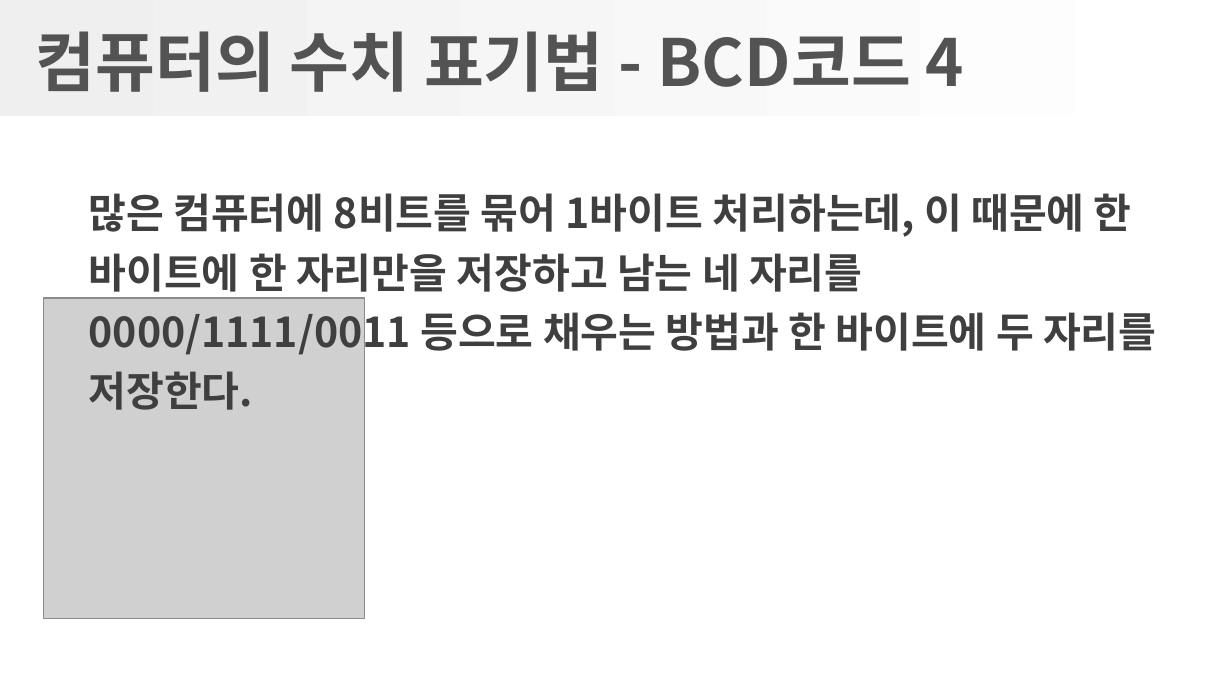
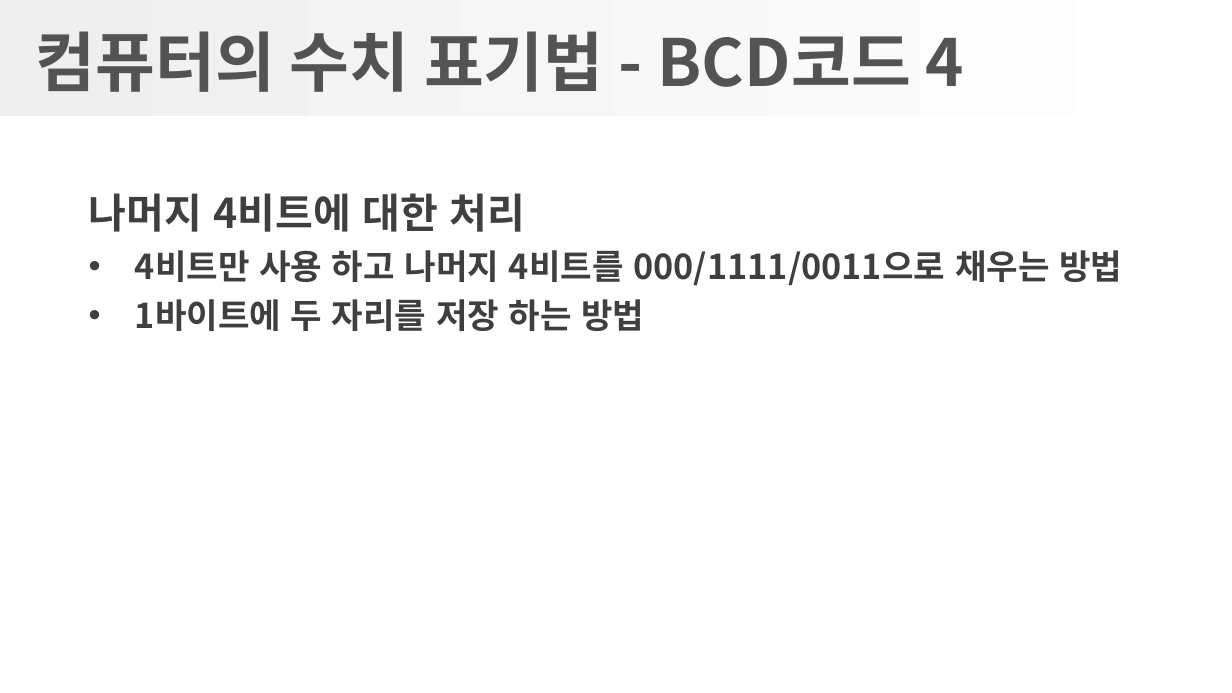
Before and after one commit to gatherKnowledge/Presentation, a slide deck: slide 35 of GreatCode/1-2장_수치표기법.pptx. Drawn at 1232x693 pixels with LibreOffice and Linux fonts; fonts in the diff are those of the drawing; grey boxes stand for pictures; background and template pictures are left out. Boxes give left, top, right and bottom in pixels: in the first picture for what was removed or moved away, otherwise in the second. Text is boxed around its words. In the diff, an @@ line names an element or a change of style, - is before the commit and + after.

```diff
--- a/GreatCode/1-2장_수치표기법.pptx
+++ b/GreatCode/1-2장_수치표기법.pptx
@@ text at (89, 193, 1122, 331): text changed; size 24 to 20 pt @@
-많은 컴퓨터에 8비트를 묶어 1바이트 처리하는데, 이 때문에 한 바이트에 한 자리만을 저장하고 남는 네 자리를 0000/1111/0011 등으로 채우는 방법과 한 바이트에 두 자리를 저장한다.
+나머지 4비트에 대한 처리
+• 4비트만 사용 하고 나머지 4비트를 000/1111/0011으로 채우는 방법
+• 1바이트에 두 자리를 저장 하는 방법
@@ picture removed at (43, 298, 363, 618) @@
```
Also in this commit, not shown: 11 other slides changed, 1 slide added, 30 slides removed, 2 other files.
